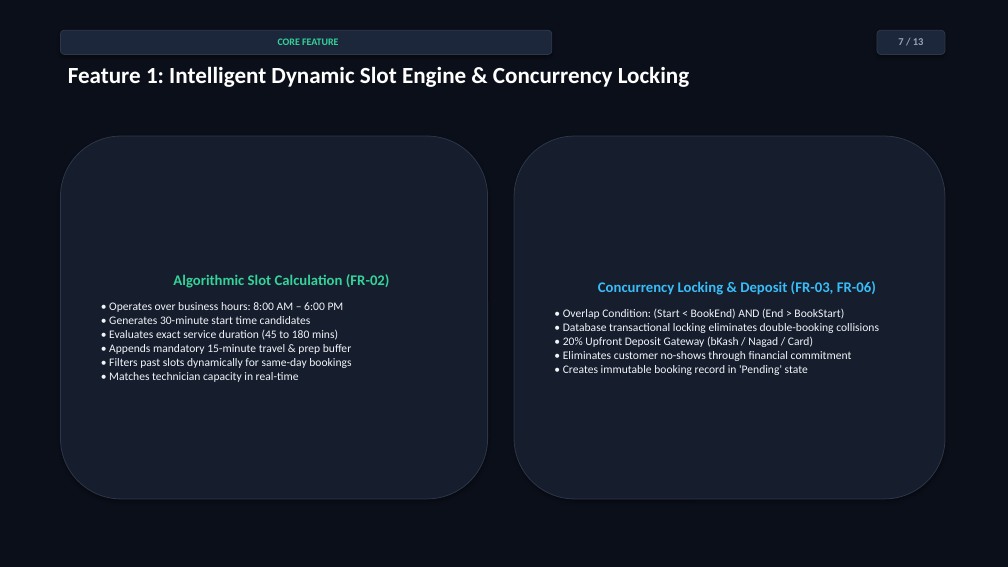
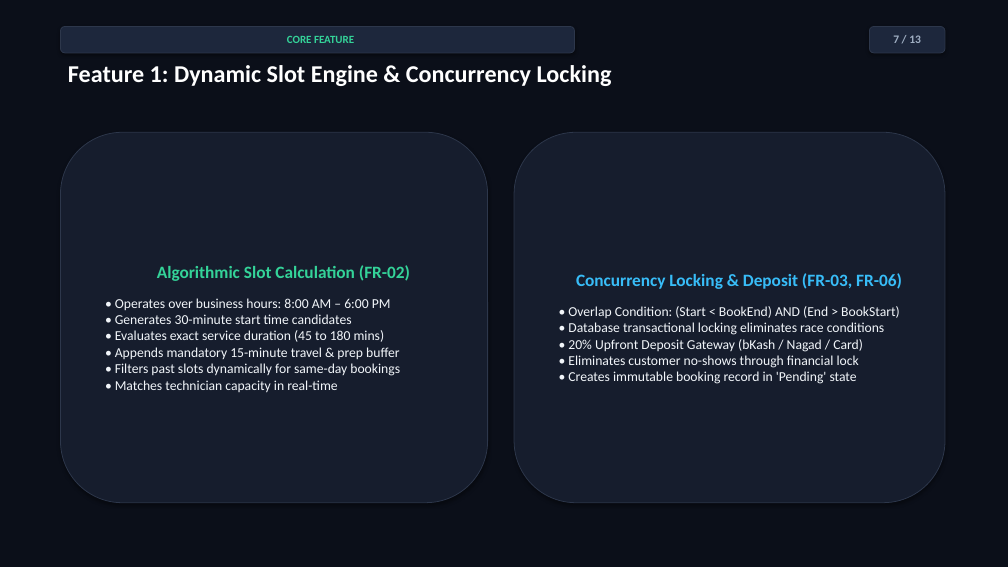
Before and after one commit to WarRinOP/operations-scheduling-platform, a slide deck: slide 7 of docs/presentation_slides.pptx. Drawn at 1008x567 pixels with LibreOffice and Linux fonts; fonts in the diff are those of the drawing. Boxes give left, top, right and bottom in pixels: in the first picture for what was removed or moved away, otherwise in the second. Text is boxed around its words. In the diff, an @@ line names an element or a change of style, - is before the commit and + after.

Commit message:
feat: increase typography and card readability for presentation slides

```diff
--- a/docs/presentation_slides.pptx
+++ b/docs/presentation_slides.pptx
@@ rounded rectangle "CORE FEATURE": place and size @@
-rounded rectangle "CORE FEATURE" at bbox=[60, 30, 552, 54]
+rounded rectangle "CORE FEATURE" at bbox=[60, 26, 575, 53]
@@ rounded rectangle "CORE FEATURE" at bbox=[60, 26, 575, 53]: size 9.5 to 10.5 pt @@
@@ rounded rectangle "7 / 13": place and size @@
-rounded rectangle "7 / 13" at bbox=[877, 30, 945, 54]
+rounded rectangle "7 / 13" at bbox=[870, 26, 945, 53]
@@ rounded rectangle "7 / 13" at bbox=[870, 26, 945, 53]: size 10 to 11 pt, text colour #94A3B8 to #A0AFC3 @@
@@ text at bbox=[68, 65, 612, 86]: text changed; size 22 to 23 pt @@
-Feature 1: Intelligent Dynamic Slot Engine & Concurrency Locking
+Feature 1: Dynamic Slot Engine & Concurrency Locking
@@ rounded rectangle "Algorithmic Slot Calculation (FR-02)": place and size @@
-rounded rectangle "Algorithmic Slot Calculation (FR-02)" at bbox=[60, 136, 488, 499]
+rounded rectangle "Algorithmic Slot Calculation (FR-02)" at bbox=[60, 132, 488, 503]
@@ rounded rectangle "Algorithmic Slot Calculation (FR-02)" at bbox=[60, 132, 488, 503]: size 14 to 16.5 pt in "Algorithmic Slot Calculation (FR-02)"; size 11 to 13 pt in "• Operates over business hours: 8:00 AM ..."; more space between paragraphs @@
@@ rounded rectangle "Concurrency Locking & Deposit (FR-03, ...": place and size @@
-rounded rectangle "Concurrency Locking & Deposit (FR-03, ..." at bbox=[514, 136, 945, 499]
+rounded rectangle "Concurrency Locking & Deposit (FR-03, ..." at bbox=[514, 132, 945, 503]
@@ text in rounded rectangle at bbox=[576, 273, 902, 289]: size 14 to 16.5 pt in "Concurrency Locking & Deposit (FR-03, FR-06)" @@
@@ text in rounded rectangle at bbox=[568, 306, 900, 384]: text changed; size 11 to 13 pt @@
-• Overlap Condition: (Start < BookEnd) AND (End > BookStart)
-• Database transactional locking eliminates double-booking collisions
-• 20% Upfront Deposit Gateway (bKash / Nagad / Card)
-• Eliminates customer no-shows through financial commitment
-• Creates immutable booking record in 'Pending' state
+• Overlap Condition: (Start < BookEnd) AND (End > BookStart)
+• Database transactional locking eliminates race conditions
+• 20% Upfront Deposit Gateway (bKash / Nagad / Card)
+• Eliminates customer no-shows through financial lock
+• Creates immutable booking record in 'Pending' state
```
Also in this commit, not shown: 12 other slides changed, 1 other file.
